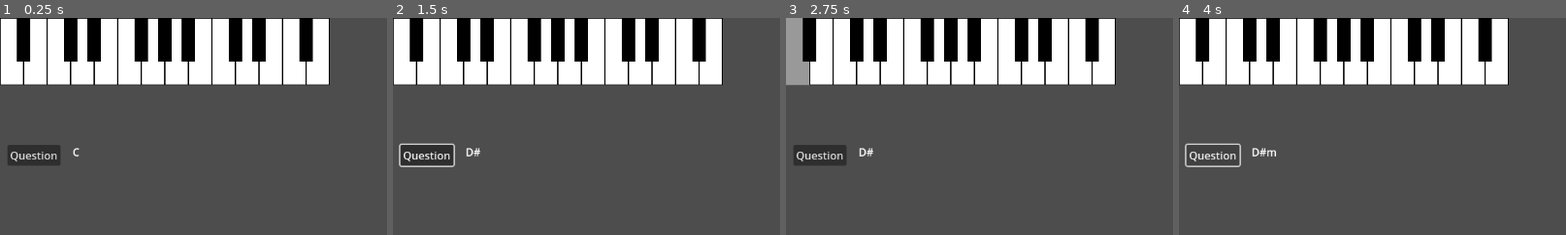
Above: before the commit, frames 1-4 (left to right).
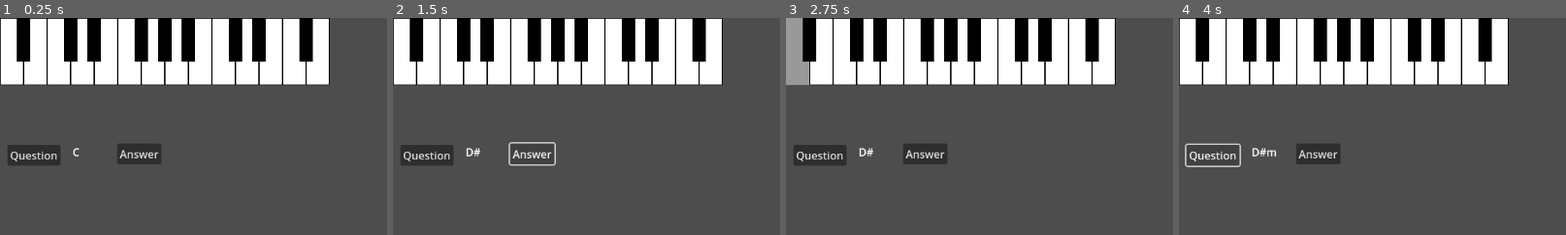
Above: after the commit, the same moments.

Repository: mjXmsdgh/godot_piano
Game: Godot game, scene res://scenes/chord_to_notes.tscn
The game is run twice, just before and just after one commit, with the same random seed, the same clock (stepped at 60 frames per second) and the same inputs. The project has no main scene, so this scene is started directly.
Inputs (mouse positions are % of the whole screen's width and height, from its top left):
- Up to frame 1 (0.25 s): no input
- Up to frame 2 (1.5 s): click "Question" at 0.5 s; click (18, 31) at 1.25 s, where only the run after the commit has a clickable "Answer"
- Up to frame 3 (2.75 s): click (2, 8) at 2.02 s
- Up to frame 4 (4 s): click (2, 8) at 2.77 s; click "Question" at 3.5 s
The pictures show only the part of the screen within x 0-50%, y 0-50%; the shares and areas given below are measured in that part.

The runs differ from the first frame. In frame 1, 1.0% of the frame differs, in the area x 30-42%, y 58-68%; in frame 2, 0.9%; in frame 3, 1.0%; in frame 4, 1.0%.

Commit message:
add answer button

Diff:
--- a/godot_piano/scenes/chord_to_notes.tscn
+++ b/godot_piano/scenes/chord_to_notes.tscn
@@ -27,4 +27,12 @@
 offset_bottom = 211.0
 text = "C"
 
+[node name="answer" type="Button" parent="QuestionNode"]
+offset_left = 174.0
+offset_top = 187.0
+offset_right = 240.0
+offset_bottom = 218.0
+text = "Answer"
+
 [connection signal="pressed" from="QuestionNode/Button" to="QuestionNode" method="_on_button_pressed"]
+[connection signal="pressed" from="QuestionNode/answer" to="QuestionNode" method="_on_answer_pressed"]
--- a/godot_piano/scripts/question_node.gd
+++ b/godot_piano/scripts/question_node.gd
@@ -84,3 +84,8 @@
 	pressed_chord.append(pressed_key_name)
 
 	check()
+
+
+func _on_answer_pressed() -> void:
+	print("answer")
+	pass # Replace with function body.
